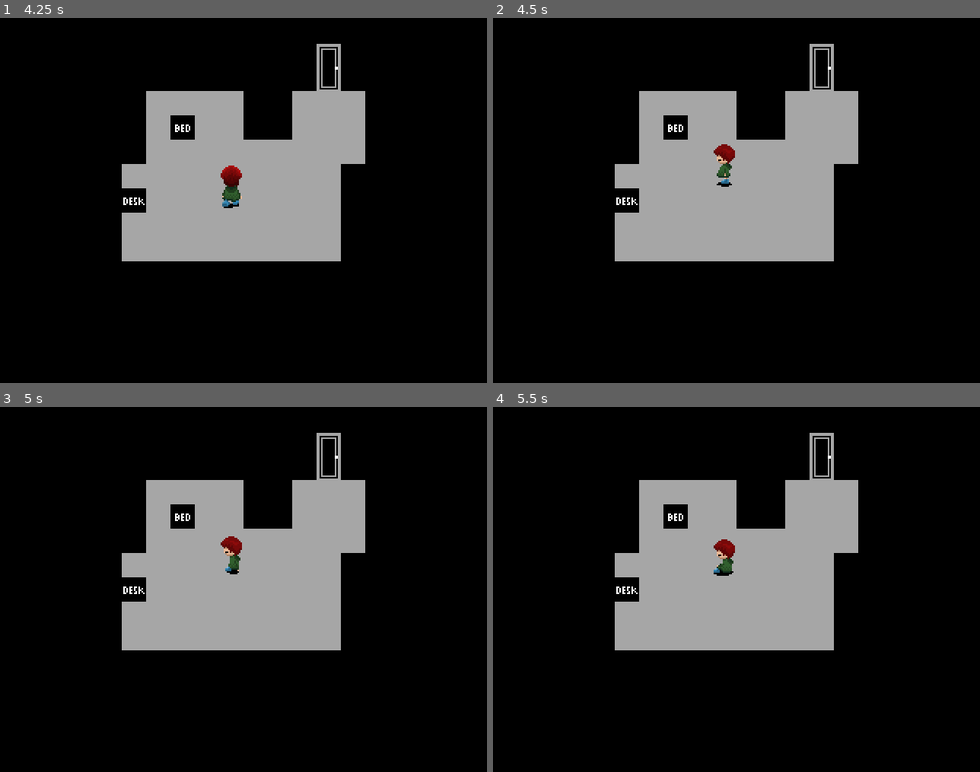
Above: before the commit, frames 1-4 (two rows, left to right).
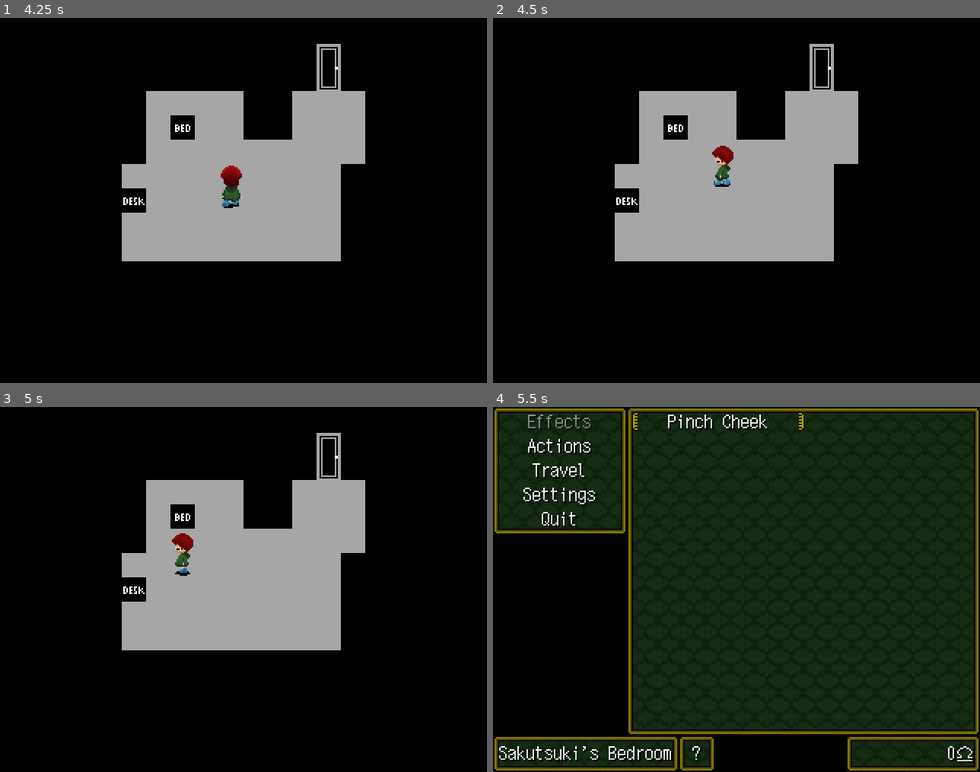
Above: after the commit, the same moments.

Repository: libre-nikki-devs/libre-nikki
Game: Godot game, scene res://scenes/ui/main_menu.tscn
Same seed, same stepped clock (60 frames per second), same inputs: the game is played once before the commit and once after it.
Inputs:
- Up to frame 1 (4.25 s): tap Enter (ui_accept) at 0.5, 2.27, 2.3, 2.57, 3.77, 3.8, 4.07 s; hold Right (ui_right) 0.53-1.25 s; hold Enter (ui_accept) 0.53-1.25 s; click "Play" at 1.25 s; hold Down (ui_down) 2.03-2.78 s; tap F at 2.1, 3.6 s; hold Right (ui_right) 2.78-3.53 s; hold Enter (ui_accept) 2.78-3.53 s; hold Up (ui_up) from 3.53 s (still down)
- Up to frame 2 (4.5 s): release Up (ui_up) at 4.28 s; hold Left (ui_left) from 4.28 s (still down); hold Enter (ui_accept) from 4.28 s (still down)
- Up to frame 3 (5 s): keep holding Left (ui_left); keep holding Enter (ui_accept); tap Escape (ui_cancel) at 4.9 s
- Up to frame 4 (5.5 s): keep holding Left (ui_left); release Enter (ui_accept) at 5.03 s; tap F at 5.1 s; tap Enter (ui_accept) at 5.27, 5.3 s

Frame 1 is identical in both runs. In frame 2, 0.2% of the frame differs, in the area x 45-50%, y 34-47%; in frame 3, 0.6%; in frame 4, 77%, in the area x 0-100%, y 0-100%.

Commit message:
Set physics_quadrant_size to 1 on all TileMapLayers

Diff:
--- a/scenes/maps/nexus.tscn
+++ b/scenes/maps/nexus.tscn
@@ -94,6 +94,7 @@
 y_sort_enabled = true
 tile_map_data = PackedByteArray("AAD6/wAAAAAAAAAAAAAGAAAAAAAAAAAAAAAMAAAAAAAAAAAAAAD0/wAAAAAAAAAAAAD6//r/AAAAAAAAAAAAAP …(304 unchanged characters)…
 tile_set = SubResource("TileSet_2k5aw")
+physics_quadrant_size = 1
 
 [node name="Sakutsuki" parent="." instance=ExtResource("2_gfkke")]
 z_index = 1
--- a/scenes/maps/sakutsukis_bedroom.tscn
+++ b/scenes/maps/sakutsukis_bedroom.tscn
@@ -107,6 +107,7 @@
 [node name="TileMapLayer" type="TileMapLayer" parent="."]
 tile_map_data = PackedByteArray("AAD7/wAAAAAAAAAAAAD7/wEAAAAAAAAAAAD7/wIAAAAAAAAAAAD8//3/AAAAAAAAAAD8//7/AAAAAAAAAAD8// …(864 unchanged characters)…
 tile_set = SubResource("TileSet_74b13")
+physics_quadrant_size = 1
 
 [node name="Sakutsuki" parent="." instance=ExtResource("3_wt7fi")]
 z_index = 1
--- a/scenes/maps/sakutsukis_dream_bedroom.tscn
+++ b/scenes/maps/sakutsukis_dream_bedroom.tscn
@@ -107,6 +107,7 @@
 position = Vector2(-8, 8)
 tile_map_data = PackedByteArray("AAD7/wAAAAAAAAAAAAD7/wEAAAAAAAAAAAD7/wIAAAAAAAAAAAD8//3/AAAAAAAAAAD8//7/AAAAAAAAAAD8// …(864 unchanged characters)…
 tile_set = SubResource("TileSet_e3vec")
+physics_quadrant_size = 1
 
 [node name="Sakutsuki" parent="." instance=ExtResource("3_w136h")]
 z_index = 1
